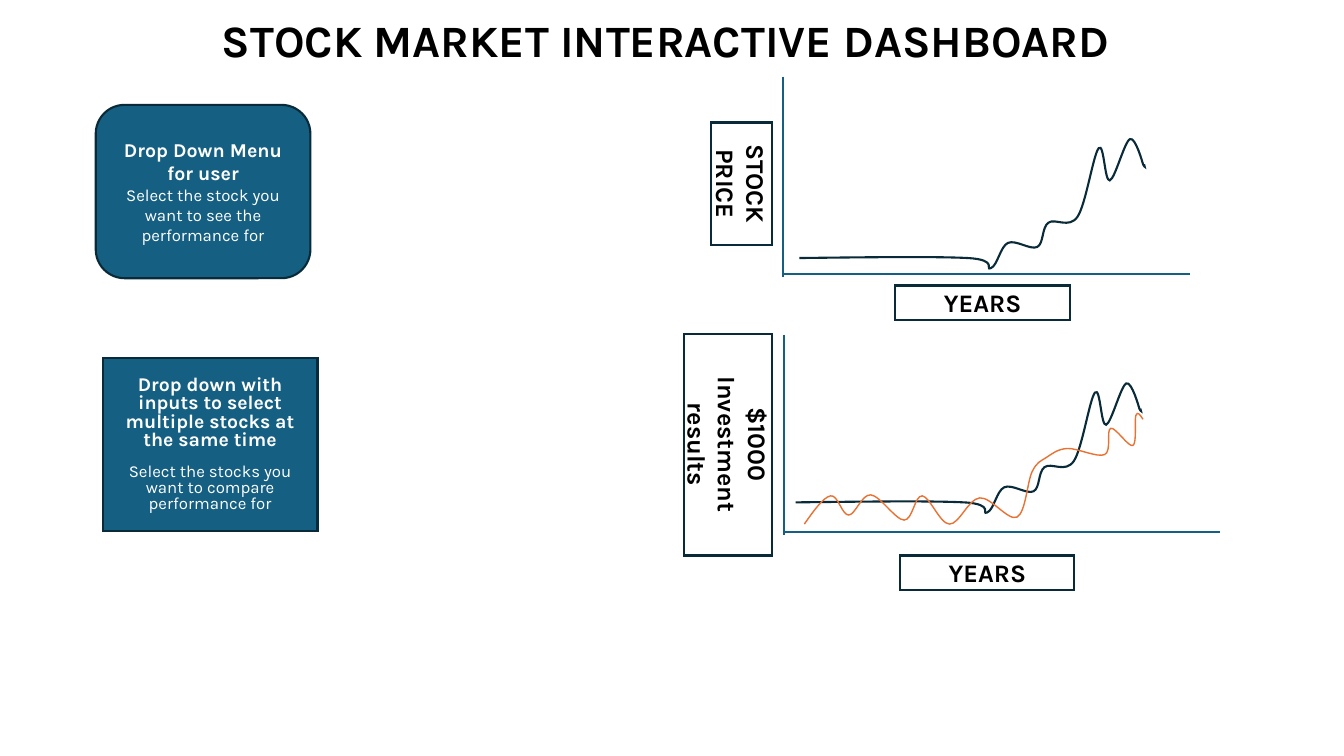
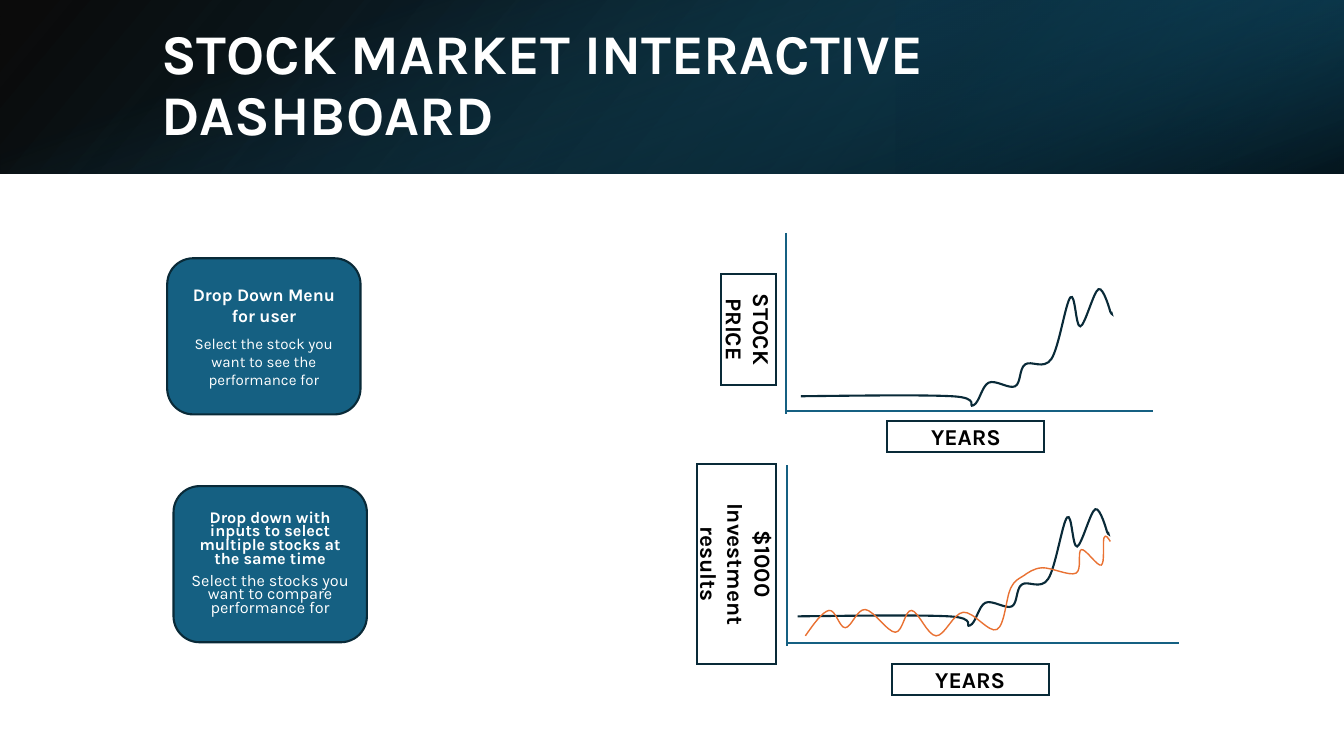
Before and after one commit to ipsitapurohit/Group-Project-3, a slide deck: slide 2 of Stock_market_dasboard_plan.pptx. Drawn at 1344x756 pixels with LibreOffice and Linux fonts; fonts in the diff are those of the drawing. Boxes give left, top, right and bottom in pixels: in the first picture for what was removed or moved away, otherwise in the second. Text is boxed around its words. In the diff, an @@ line names an element or a change of style, - is before the commit and + after.

```diff
--- a/Stock_market_dasboard_plan.pptx
+++ b/Stock_market_dasboard_plan.pptx
@@ rectangle added at <box>0,0,1344,173</box>, fill gradient #000000 to #104862 @@
@@ rectangle added at <box>0,1,1343,174</box>, fill gradient #156082 to #000000 @@
@@ rectangle added at <box>896,0,1344,173</box>, fill gradient #0B3041 to #156082 @@
@@ title "STOCK MARKET INTERACTIVE DASHBOARD": place and size @@
-title "STOCK MARKET INTERACTIVE DASHBOARD" at <box>222,27,1109,58</box>
+title "STOCK MARKET INTERACTIVE DASHBOARD" at <box>161,37,923,136</box>
@@ title "STOCK MARKET INTERACTIVE DASHBOARD" at <box>161,37,923,136</box>: size 32 to 40 pt, text colour #000000 to #FFFFFF; alignment centre to left; vertical alignment bottom to middle @@
@@ line moved from (783, 77) - (783, 277) to (786, 233) - (786, 413) @@
@@ rounded rectangle "Drop Down Menu for user": place and size @@
-rounded rectangle "Drop Down Menu for user" at <box>96,105,311,278</box>
+rounded rectangle "Drop Down Menu for user" at <box>167,258,361,414</box>
@@ rounded rectangle "Drop Down Menu for user" at <box>167,258,361,414</box>: size 14 to 12.6 pt in "Drop Down Menu for user"; size 12 to 10.8 pt in "Select the stock you want to see ..."; more space between paragraphs @@
@@ size 18 to 16.2 pt; more space between paragraphs in 4 elements at <box>892,664,1050,696</box>, <box>697,465,776,664</box>, <box>887,421,1045,453</box>, <box>721,274,776,385</box> @@
@@ rectangle "STOCK PRICE": place and size @@
-rectangle "STOCK PRICE" at <box>711,123,772,246</box>
+rectangle "STOCK PRICE" at <box>721,274,776,385</box>
@@ freeform shape: place and size @@
-freeform shape at <box>800,139,1145,269</box>
+freeform shape at <box>802,289,1113,406</box>
@@ line moved from (784, 274) - (1191, 274) to (787, 411) - (1153, 411) @@
@@ rectangle "YEARS": place and size @@
-rectangle "YEARS" at <box>895,285,1070,320</box>
+rectangle "YEARS" at <box>887,421,1045,453</box>
@@ rectangle "$1000 Investment results": place and size @@
-rectangle "$1000 Investment results" at <box>684,334,772,556</box>
+rectangle "$1000 Investment results" at <box>697,465,776,664</box>
@@ line moved from (784, 335) - (784, 535) to (787, 466) - (787, 646) @@
@@ rounded rectangle "Drop down with inputs to ...": place and size @@
-rounded rectangle "Drop down with inputs to ..." at <box>103,358,318,531</box>
+rounded rectangle "Drop down with inputs to ..." at <box>173,486,367,642</box>
@@ rounded rectangle "Drop down with inputs to ..." at <box>173,486,367,642</box>: size 13.9 to 11.6 pt in "Drop down with inputs to select multiple ..."; size 12 to 11.6 pt in "Select the stocks you want to compare ..."; line spacing 0.8 to 0.7; less space between paragraphs; subtitle to rounded rectangle @@
@@ freeform shape: place and size @@
-freeform shape at <box>796,383,1141,513</box>
+freeform shape at <box>798,509,1109,626</box>
@@ freeform shape: place and size @@
-freeform shape at <box>805,413,1143,524</box>
+freeform shape at <box>806,536,1111,636</box>
@@ line moved from (785, 532) - (1220, 532) to (788, 643) - (1180, 643) @@
@@ rectangle "YEARS": place and size @@
-rectangle "YEARS" at <box>900,556,1075,590</box>
+rectangle "YEARS" at <box>892,664,1050,696</box>
```
Also in this commit, not shown: 1 other slide changed, 1 slide added.
